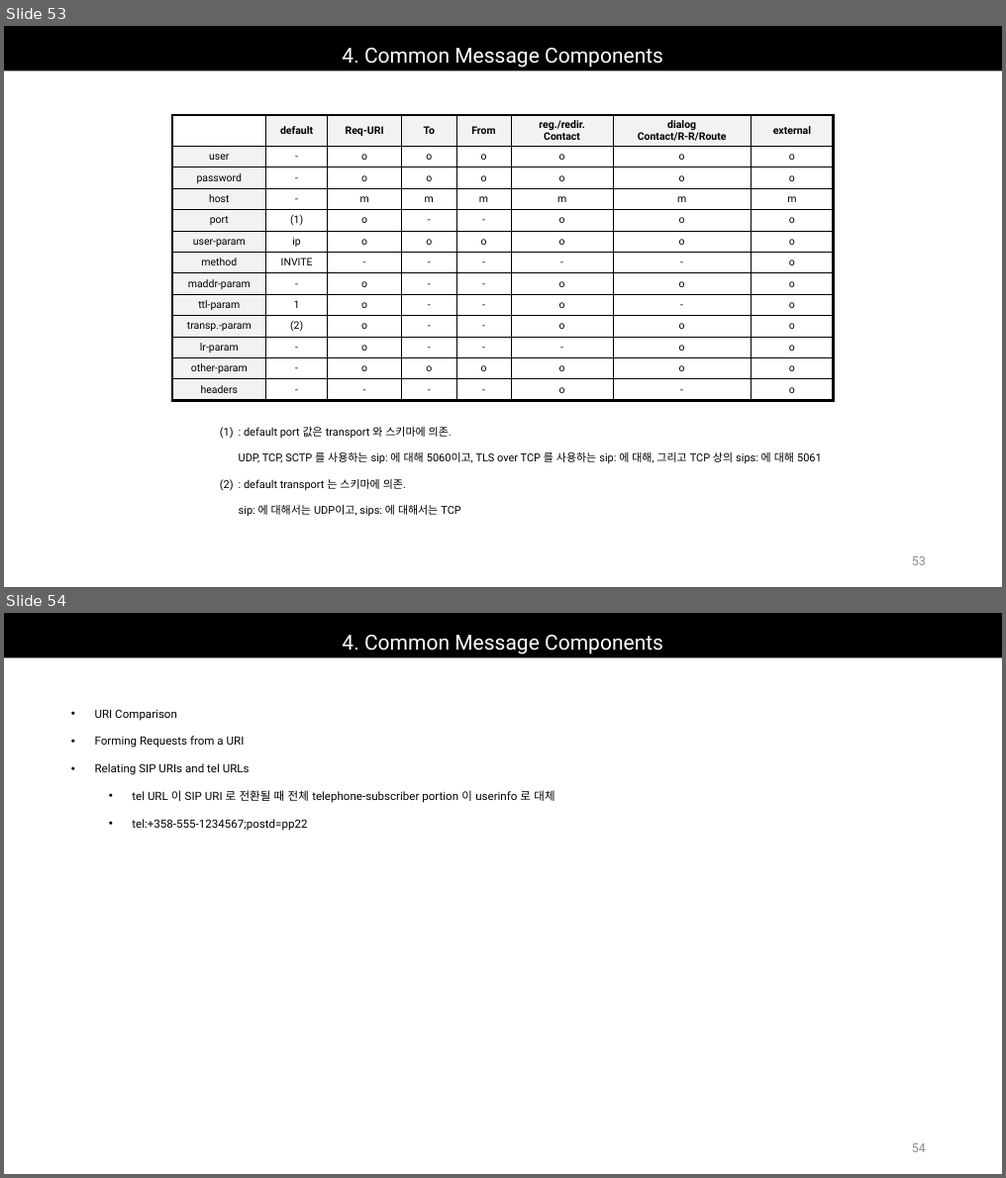
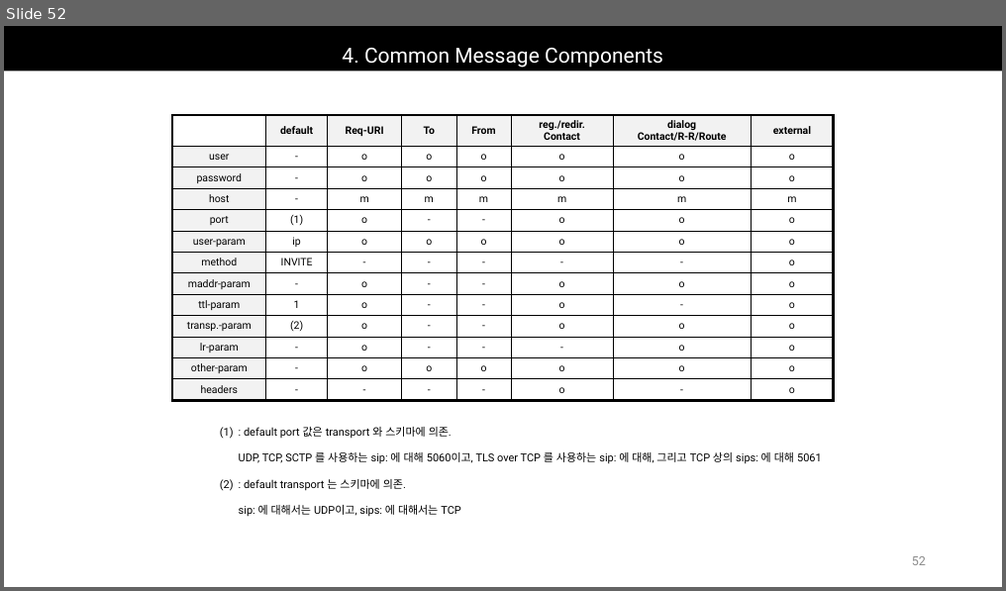
Before and after one commit to Epsilonely/SIP-Survey, a slide deck: 세미나 3차.pptx. Shown one above the other, each under a label of ours: slides 53 and 54 before the commit, slide 52 after it. The pictures are 1006x1178 and 1006x591 pixels, drawn with LibreOffice and Linux fonts; fonts in the diff are those of the drawing. Boxes give left, top, right and bottom in pixels: in the first picture for what was removed or moved away, otherwise in the second. Text is boxed around its words. In the diff, an @@ line names an element or a change of style, - is before the commit and + after.

```diff
--- a/세미나 3차.pptx
+++ b/세미나 3차.pptx
@@ slide 54 removed at box(4, 613, 1002, 1174), background #FFFFFF @@
@@ title removed at box(4, 613, 1002, 658) @@
-4. Common Message Components
@@ text removed at box(95, 709, 554, 831) @@
-• URI Comparison
-• Forming Requests from a URI
-• Relating SIP URIs and tel URLs
-  • tel URL 이 SIP URI 로 전환될 때 전체 telephone-subscriber portion 이 userinfo 로 대체
-  • tel:+358-555-1234567;postd=pp22
@@ page number removed at box(912, 1144, 926, 1153) @@
-54
@@ what was slide 53 is now slide 52 @@
```
Also in this commit, not shown: 9 slides changed, 1 other slide removed, 1 other file.
